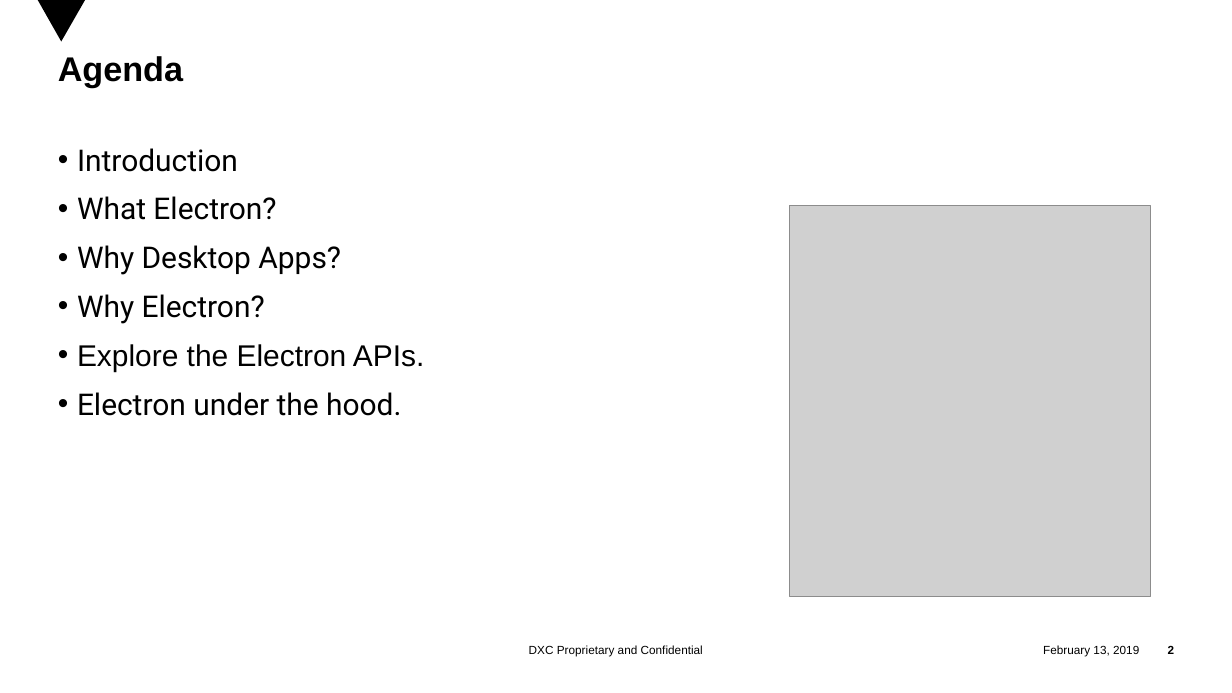
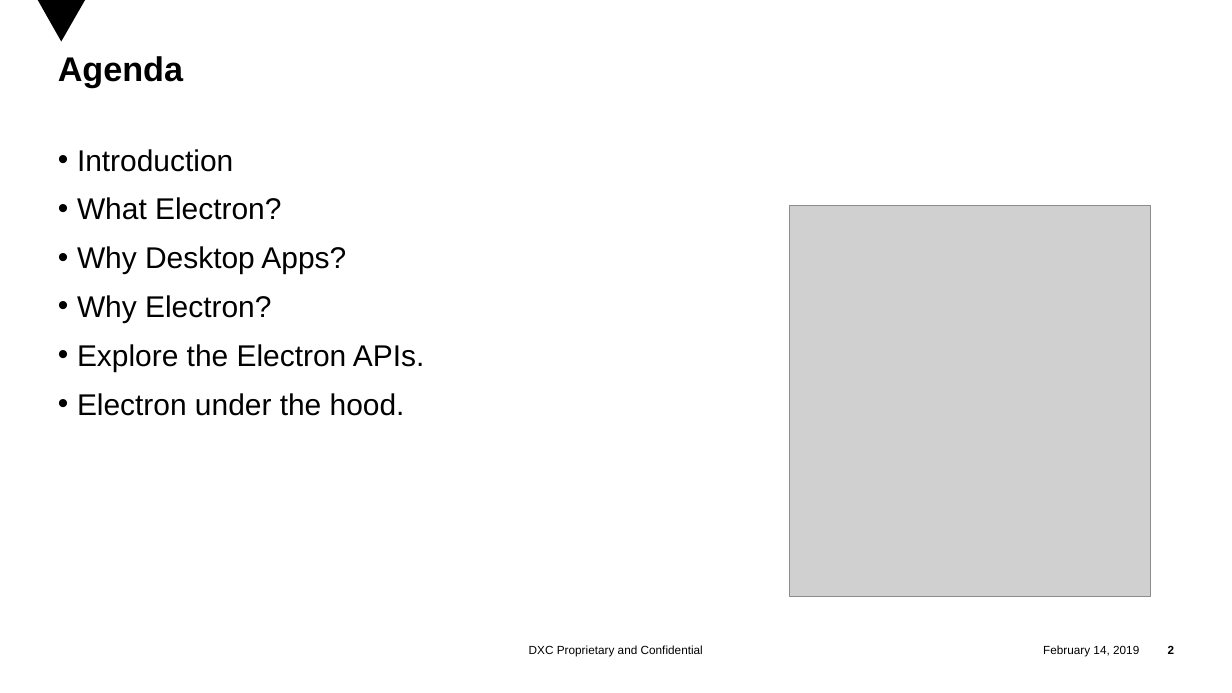
Before and after one commit to trtquan/electron, a slide deck: slide 2 of Electron.pptx. Drawn at 1232x693 pixels with LibreOffice and Linux fonts; fonts in the diff are those of the drawing; grey boxes stand for pictures; background and template pictures are left out. Boxes give left, top, right and bottom in pixels: in the first picture for what was removed or moved away, otherwise in the second. Text is boxed around its words. In the diff, an @@ line names an element or a change of style, - is before the commit and + after.

```diff
--- a/Electron.pptx
+++ b/Electron.pptx
@@ text at <box>77,149,405,416</box>: font Roboto to Arial in "Introduction", "What Electron?", "Why Desktop Apps?", "Why Electron?" and 1 more places @@
@@ text at <box>1043,645,1139,657</box>: text changed @@
-February 13, 2019
+February 14, 2019
```
Also in this commit, not shown: 18 other slides changed, 3 other files.
